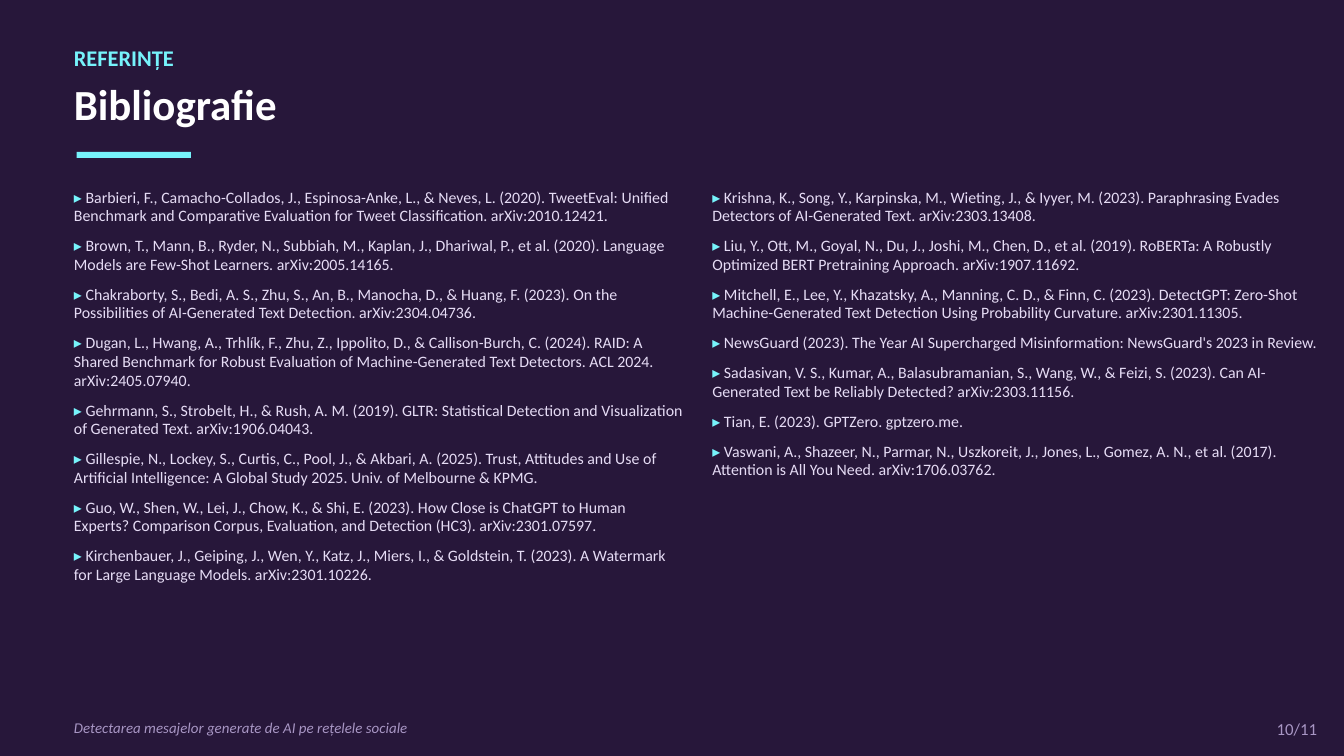
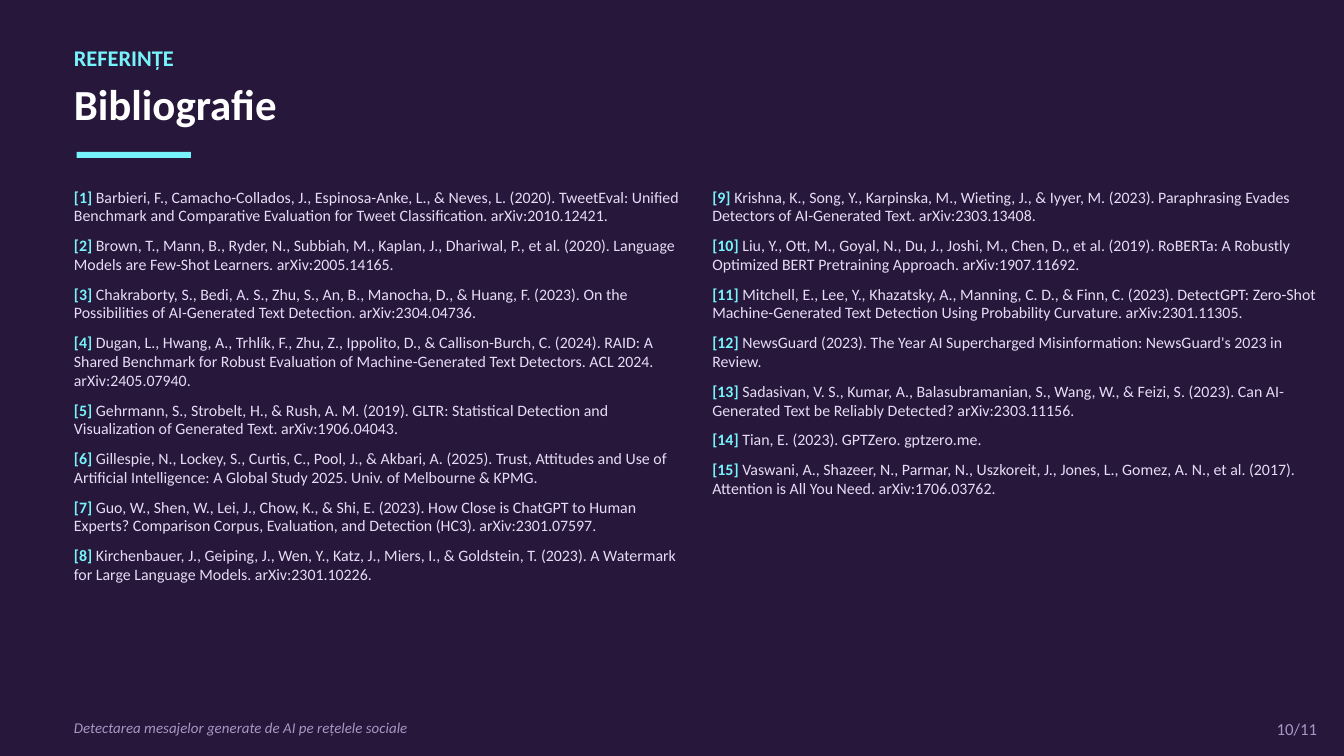
Before and after one commit to viobianca-stack/licenta, a slide deck: slide 10 of Prezentare_Licenta_Gheorghe_Bianca.pptx. Drawn at 1344x756 pixels with LibreOffice and Linux fonts; fonts in the diff are those of the drawing. Boxes give left, top, right and bottom in pixels: in the first picture for what was removed or moved away, otherwise in the second. Text is boxed around its words. In the diff, an @@ line names an element or a change of style, - is before the commit and + after.

```diff
--- a/Prezentare_Licenta_Gheorghe_Bianca.pptx
+++ b/Prezentare_Licenta_Gheorghe_Bianca.pptx
@@ text at bbox=[74, 191, 679, 583]: text changed @@
-▸ Barbieri, F., Camacho-Collados, J., Espinosa-Anke, L., & Neves, L. (2020). TweetEval: Unified Benchmark and Comparative Evaluation for Tweet Classification. arXiv:2010.12421.
-▸ Brown, T., Mann, B., Ryder, N., Subbiah, M., Kaplan, J., Dhariwal, P., et al. (2020). Language Models are Few-Shot Learners. arXiv:2005.14165.
-▸ Chakraborty, S., Bedi, A. S., Zhu, S., An, B., Manocha, D., & Huang, F. (2023). On the Possibilities of AI-Generated Text Detection. arXiv:2304.04736.
-▸ Dugan, L., Hwang, A., Trhlík, F., Zhu, Z., Ippolito, D., & Callison-Burch, C. (2024). RAID: A Shared Benchmark for Robust Evaluation of Machine-Generated Text Detectors. ACL 2024. arXiv:2405.07940.
-▸ Gehrmann, S., Strobelt, H., & Rush, A. M. (2019). GLTR: Statistical Detection and Visualization of Generated Text. arXiv:1906.04043.
-▸ Gillespie, N., Lockey, S., Curtis, C., Pool, J., & Akbari, A. (2025). Trust, Attitudes and Use of Artificial Intelligence: A Global Study 2025. Univ. of Melbourne & KPMG.
-▸ Guo, W., Shen, W., Lei, J., Chow, K., & Shi, E. (2023). How Close is ChatGPT to Human Experts? Comparison Corpus, Evaluation, and Detection (HC3). arXiv:2301.07597.
-▸ Kirchenbauer, J., Geiping, J., Wen, Y., Katz, J., Miers, I., & Goldstein, T. (2023). A Watermark for Large Language Models. arXiv:2301.10226.
+[1] Barbieri, F., Camacho-Collados, J., Espinosa-Anke, L., & Neves, L. (2020). TweetEval: Unified Benchmark and Comparative Evaluation for Tweet Classification. arXiv:2010.12421.
+[2] Brown, T., Mann, B., Ryder, N., Subbiah, M., Kaplan, J., Dhariwal, P., et al. (2020). Language Models are Few-Shot Learners. arXiv:2005.14165.
+[3] Chakraborty, S., Bedi, A. S., Zhu, S., An, B., Manocha, D., & Huang, F. (2023). On the Possibilities of AI-Generated Text Detection. arXiv:2304.04736.
+[4] Dugan, L., Hwang, A., Trhlík, F., Zhu, Z., Ippolito, D., & Callison-Burch, C. (2024). RAID: A Shared Benchmark for Robust Evaluation of Machine-Generated Text Detectors. ACL 2024. arXiv:2405.07940.
+[5] Gehrmann, S., Strobelt, H., & Rush, A. M. (2019). GLTR: Statistical Detection and Visualization of Generated Text. arXiv:1906.04043.
+[6] Gillespie, N., Lockey, S., Curtis, C., Pool, J., & Akbari, A. (2025). Trust, Attitudes and Use of Artificial Intelligence: A Global Study 2025. Univ. of Melbourne & KPMG.
+[7] Guo, W., Shen, W., Lei, J., Chow, K., & Shi, E. (2023). How Close is ChatGPT to Human Experts? Comparison Corpus, Evaluation, and Detection (HC3). arXiv:2301.07597.
+[8] Kirchenbauer, J., Geiping, J., Wen, Y., Katz, J., Miers, I., & Goldstein, T. (2023). A Watermark for Large Language Models. arXiv:2301.10226.
@@ text at bbox=[712, 191, 1316, 494]: text changed @@
-▸ Krishna, K., Song, Y., Karpinska, M., Wieting, J., & Iyyer, M. (2023). Paraphrasing Evades Detectors of AI-Generated Text. arXiv:2303.13408.
-▸ Liu, Y., Ott, M., Goyal, N., Du, J., Joshi, M., Chen, D., et al. (2019). RoBERTa: A Robustly Optimized BERT Pretraining Approach. arXiv:1907.11692.
-▸ Mitchell, E., Lee, Y., Khazatsky, A., Manning, C. D., & Finn, C. (2023). DetectGPT: Zero-Shot Machine-Generated Text Detection Using Probability Curvature. arXiv:2301.11305.
-▸ NewsGuard (2023). The Year AI Supercharged Misinformation: NewsGuard's 2023 in Review.
-▸ Sadasivan, V. S., Kumar, A., Balasubramanian, S., Wang, W., & Feizi, S. (2023). Can AI-Generated Text be Reliably Detected? arXiv:2303.11156.
-▸ Tian, E. (2023). GPTZero. gptzero.me.
-▸ Vaswani, A., Shazeer, N., Parmar, N., Uszkoreit, J., Jones, L., Gomez, A. N., et al. (2017). Attention is All You Need. arXiv:1706.03762.
+[9] Krishna, K., Song, Y., Karpinska, M., Wieting, J., & Iyyer, M. (2023). Paraphrasing Evades Detectors of AI-Generated Text. arXiv:2303.13408.
+[10] Liu, Y., Ott, M., Goyal, N., Du, J., Joshi, M., Chen, D., et al. (2019). RoBERTa: A Robustly Optimized BERT Pretraining Approach. arXiv:1907.11692.
+[11] Mitchell, E., Lee, Y., Khazatsky, A., Manning, C. D., & Finn, C. (2023). DetectGPT: Zero-Shot Machine-Generated Text Detection Using Probability Curvature. arXiv:2301.11305.
+[12] NewsGuard (2023). The Year AI Supercharged Misinformation: NewsGuard's 2023 in Review.
+[13] Sadasivan, V. S., Kumar, A., Balasubramanian, S., Wang, W., & Feizi, S. (2023). Can AI-Generated Text be Reliably Detected? arXiv:2303.11156.
+[14] Tian, E. (2023). GPTZero. gptzero.me.
+[15] Vaswani, A., Shazeer, N., Parmar, N., Uszkoreit, J., Jones, L., Gomez, A. N., et al. (2017). Attention is All You Need. arXiv:1706.03762.
```
Also in this commit, not shown: 4 other slides changed, 1 other file.
